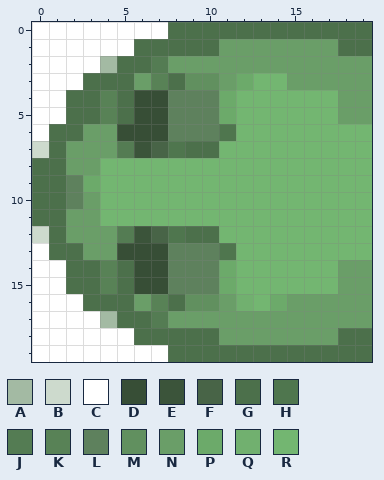
A pixel-art sprite gets an edit: snake_head_left.png. Above: the version before the commit.
The file is 20x20 pixels. Pixels under 10% opacity are left out. Colours within 5 levels of each other are drawn and written as one.
Palette (. is transparent): A #a3baa3  B #cddacd  C #ffffff  D #374e36  E #3b543a  F #486447  G #4c704b  H #4f764e  J #547c53  K #588256  L #5e815d  M #61905f  N #6a9e68  P #6caa6a  Q #71b06f  R #73b671
Pixels before, first column x 0:
 0 CCCCCCCCGGGGGGGGGGGG
 1 CCCCCCGGGGGNNNNNNNGG
 2 CCCCAGGJNNNNNNNNNNNN
 3 CCCGGGNKGMMNPRRNNNNN
 4 CCGGKGDDLLLPRRRRRRNN
 5 CCGGKGDDLLLPRRRRRRNN
 6 CGGNNDDDLLLHRRRRRRRR
 7 BGNNNJEFHGGRRRRRRRRR
 8 GGNNRRRRRRRRRRRRRRRR
 9 GGLPRRRRRRRRRRRRRRRR
10 GGLNRRRRRRRRRRRRRRRR
11 GGNNRRRRRRRRRRRRRRRR
12 BGNNNJEFHGGRRRRRRRRR
13 CGGNNDDDLLLHRRRRRRRR
14 CCGGKGDDLLLPRRRRRRNN
15 CCGGKGDDLLLPRRRRRRNN
16 CCCGGGNKGMMNQRPNNNNN
17 CCCCAGGJNNNNNNNNNNNN
18 CCCCCCGGGGGNNNNNNNGG
19 CCCCCCCCGGGGGGGGGGGG
After:
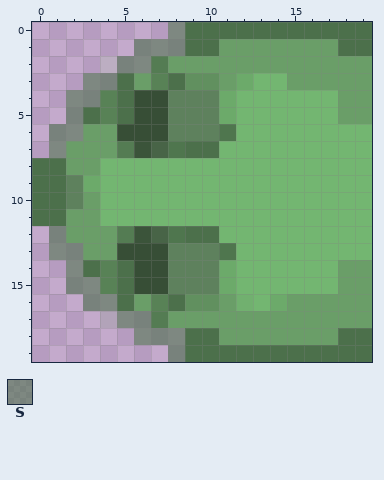
Colours new in this view: S #4c704b95
Diff:
colour A: #a3baa3 -> #a3baa33c
Changed rows in their new state; - is a pixel that keeps its letter.
first column x 0:
 0 ........S
 1 ......SSS
 2 ....-SS--
 3 ...SS----
 4 ..SS-----
 5 ..S------
 6 .SS------
 7 .S-------
first column x 0:
12 .S-------
13 .SS------
14 ..S------
15 ..SS-----
16 ...SS----
17 ....-SS--
18 ......SSS
19 ........S
Boxes around the changes in both pictures, in picture pixels (x1, y1, x2, y2):
changed: (32, 22, 185, 158)
changed: (32, 226, 185, 362)
